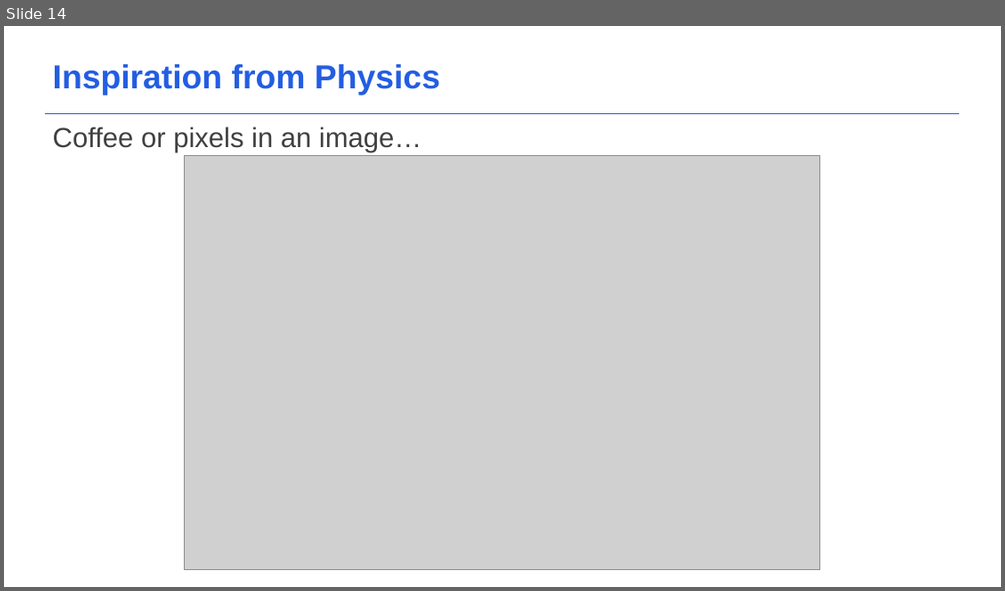
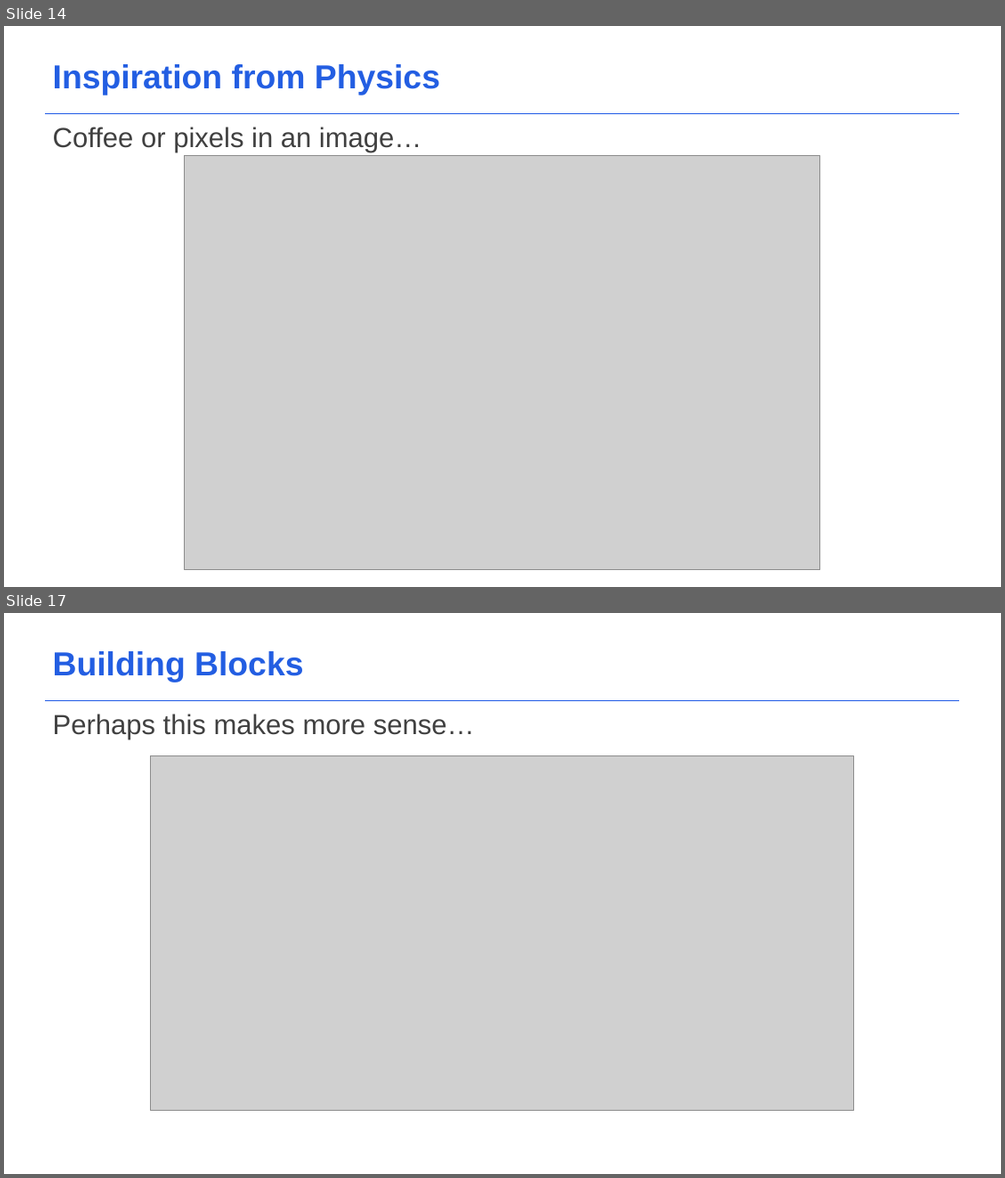
Before and after one commit to acceleratescience/diffusion-models, a slide deck: slides/2_Physics.pptx. Shown one above the other, each under a label of ours: slide 14 before the commit, slides 14 and 17 after it; the slides between them are not shown. The pictures are 1005x591 and 1005x1178 pixels, drawn with LibreOffice and Linux fonts; fonts in the diff are those of the drawing; grey boxes stand for pictures; background and template pictures are left out. Boxes give left, top, right and bottom in pixels: in the first picture for what was removed or moved away, otherwise in the second. Text is boxed around its words. In the diff, an @@ line names an element or a change of style, - is before the commit and + after.

```diff
--- a/slides/2_Physics.pptx
+++ b/slides/2_Physics.pptx
@@ slide 17 added at (4,613,1001,1174), background #FFFFFF; not listed: 1 template element that a slide beside it also shows @@
@@ text added at (53,651,303,682), 32 pt, text #235EE2, bold @@
+Building Blocks
@@ text added at (53,714,475,739), 26.7 pt, text #404040 @@
+Perhaps this makes more sense…
@@ picture added at (151,755,853,1111) @@
```
Also in this commit, not shown: 1 slide changed, 1 other slide added, 2 other files.
